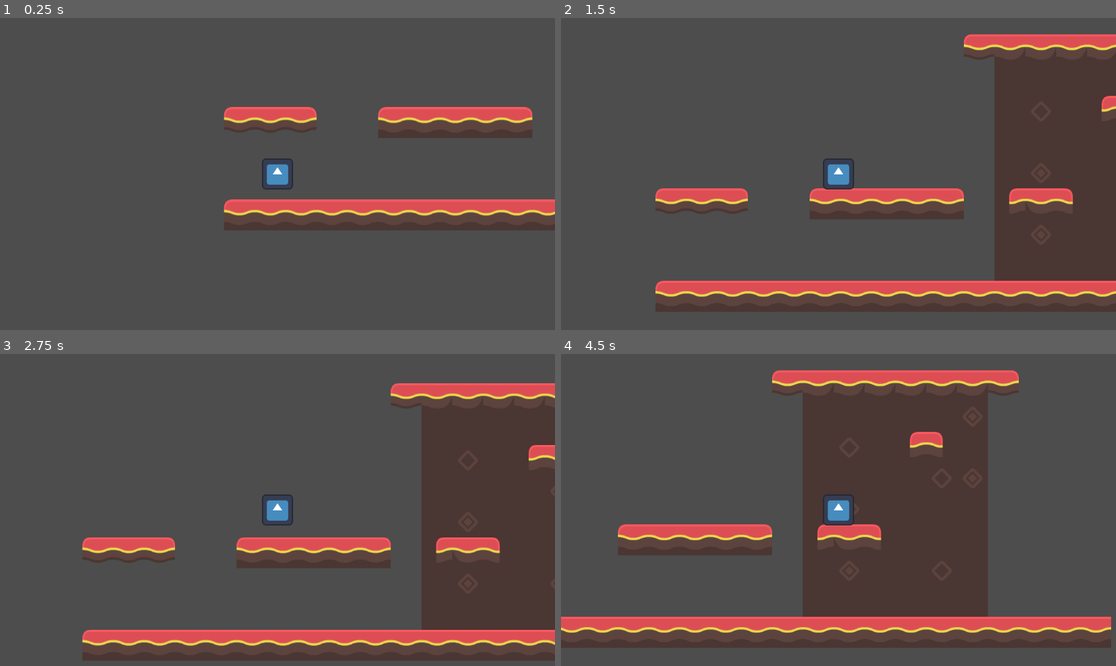
Above: before the commit, frames 1-4 (two rows, left to right).
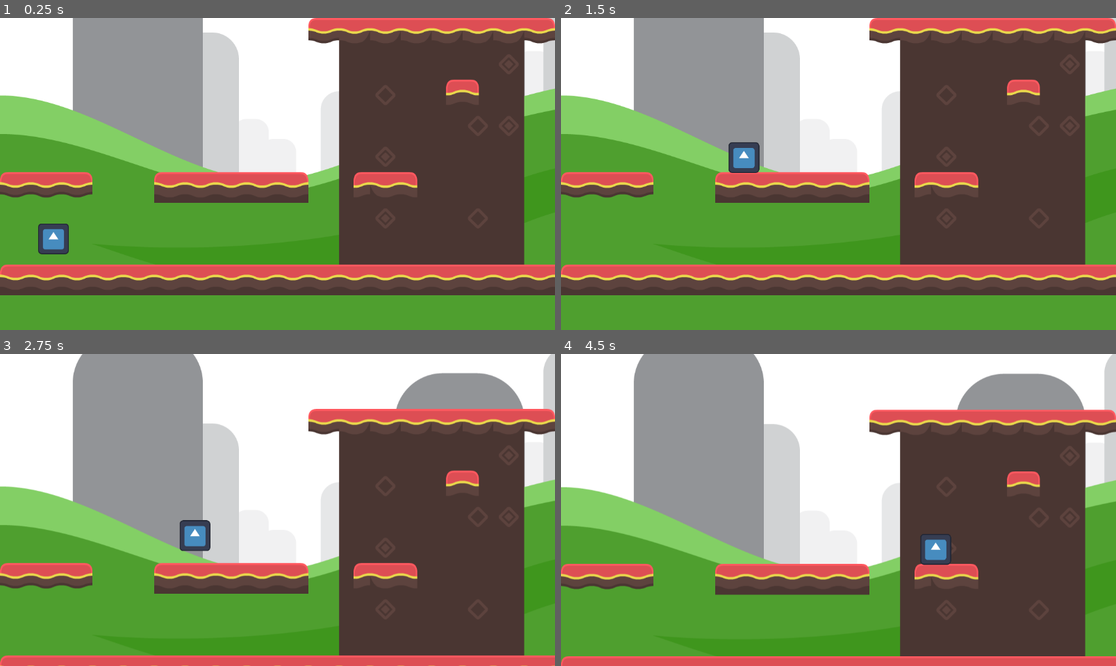
Above: after the commit, the same moments.

Repository: CarsonJM596/in-class-demos
Game: Godot game, scene res://world.tscn
Same seed, same stepped clock (60 frames per second), same inputs: the game is played once before the commit and once after it. The project has no main scene, so this scene is started directly. The engine's default icon, where the game draws it, is replaced by a stand-in: a white triangle on a blue panel in a dark square.
Inputs:
- Up to frame 1 (0.25 s): no input
- Up to frame 2 (1.5 s): tap Enter (ui_accept) at 0.5, 0.77 s; hold Right (ui_right) from 0.53 s (still down)
- Up to frame 3 (2.75 s): tap Enter (ui_accept) at 1.52 s; release Right (ui_right) at 2.03 s; hold Left (ui_left) from 2.03 s (still down)
- Up to frame 4 (4.5 s): release Left (ui_left) at 2.78 s; hold Right (ui_right) 2.78-4.28 s; tap Enter (ui_accept) at 3.02, 3.77 s; hold Left (ui_left) from 4.28 s (still down)

The runs differ from the first frame. In frame 1, 90% of the frame differs, in the area x 0-100%, y 0-100%; in frame 2, 86%; in frame 3, 84%; in frame 4, 87%.

Commit message:
Add terrain and initial background

Diff:
--- /dev/null
+++ b/spring25/platforming_stuff/platform_terrain.tscn
@@ -0,0 +1,245 @@
+[gd_scene load_steps=4 format=3 uid="uid://eyfm52fdtdj7"]
+
+[ext_resource type="Texture2D" uid="uid://cvy5w6qpkx1m8" path="res://autotile-decoration.png" id="1_745jw"]
+
+[sub_resource type="TileSetAtlasSource" id="TileSetAtlasSource_c02iw"]
+texture = ExtResource("1_745jw")
+texture_region_size = Vector2i(64, 64)
+0:0/0 = 0
+0:0/0/terrain_set = 0
+0:0/0/terrain = 0
+0:0/0/physics_layer_0/polygon_0/points = PackedVector2Array(-32, -32, 32, -32, 32, 32, -32, 32)
+0:0/0/terrains_peering_bit/bottom_side = 0
+1:0/0 = 0
+1:0/0/terrain_set = 0
+1:0/0/terrain = 0
+1:0/0/physics_layer_0/polygon_0/points = PackedVector2Array(-32, -32, 32, -32, 32, 32, -32, 32)
+1:0/0/terrains_peering_bit/right_side = 0
+1:0/0/terrains_peering_bit/bottom_right_corner = 0
+1:0/0/terrains_peering_bit/bottom_side = 0
+2:0/0 = 0
+2:0/0/terrain_set = 0
+2:0/0/terrain = 0
+2:0/0/physics_layer_0/polygon_0/points = PackedVector2Array(-32, -32, 32, -32, 32, 32, -32, 32)
+2:0/0/terrains_peering_bit/right_side = 0
+2:0/0/terrains_peering_bit/bottom_right_corner = 0
+2:0/0/terrains_peering_bit/bottom_side = 0
+2:0/0/terrains_peering_bit/bottom_left_corner = 0
+2:0/0/terrains_peering_bit/left_side = 0
+3:0/0 = 0
+3:0/0/terrain_set = 0
+3:0/0/terrain = 0
+3:0/0/physics_layer_0/polygon_0/points = PackedVector2Array(-32, -32, 32, -32, 32, 32, -32, 32)
+3:0/0/terrains_peering_bit/bottom_side = 0
+3:0/0/terrains_peering_bit/bottom_left_corner = 0
+3:0/0/terrains_peering_bit/left_side = 0
+4:0/0 = 0
+4:0/0/terrain_set = 0
+4:0/0/terrain = 0
+4:0/0/terrains_peering_bit/bottom_side = 0
+4:0/0/terrains_peering_bit/top_side = 0
+5:0/0 = 0
+5:0/0/terrain_set = 0
+5:0/0/terrain = 0
+5:0/0/terrains_peering_bit/right_side = 0
+5:0/0/terrains_peering_bit/bottom_right_corner = 0
+5:0/0/terrains_peering_bit/bottom_side = 0
+5:0/0/terrains_peering_bit/top_side = 0
+5:0/0/terrains_peering_bit/top_right_corner = 0
+6:0/0 = 0
+6:0/0/terrain_set = 0
+6:0/0/terrain = 0
+6:0/0/terrains_peering_bit/right_side = 0
+6:0/0/terrains_peering_bit/bottom_right_corner = 0
+6:0/0/terrains_peering_bit/bottom_side = 0
+6:0/0/terrains_peering_bit/bottom_left_corner = 0
+6:0/0/terrains_peering_bit/left_side = 0
+6:0/0/terrains_peering_bit/top_left_corner = 0
+6:0/0/terrains_peering_bit/top_side = 0
+6:0/0/terrains_peering_bit/top_right_corner = 0
+7:0/0 = 0
+7:0/0/terrain_set = 0
+7:0/0/terrain = 0
+7:0/0/terrains_peering_bit/bottom_side = 0
+7:0/0/terrains_peering_bit/bottom_left_corner = 0
+7:0/0/terrains_peering_bit/left_side = 0
+7:0/0/terrains_peering_bit/top_left_corner = 0
+7:0/0/terrains_peering_bit/top_side = 0
+0:1/0 = 0
+0:1/0/terrain_set = 0
+0:1/0/terrain = 0
+0:1/0/terrains_peering_bit/bottom_side = 0
+0:1/0/terrains_peering_bit/top_side = 0
+1:1/0 = 0
+1:1/0/terrain_set = 0
+1:1/0/terrain = 0
+1:1/0/probability = 6.0
+1:1/0/terrains_peering_bit/right_side = 0
+1:1/0/terrains_peering_bit/bottom_right_corner = 0
+1:1/0/terrains_peering_bit/bottom_side = 0
+1:1/0/terrains_peering_bit/top_side = 0
+1:1/0/terrains_peering_bit/top_right_corner = 0
+2:1/0 = 0
+2:1/0/terrain_set = 0
+2:1/0/terrain = 0
+2:1/0/probability = 6.0
+2:1/0/terrains_peering_bit/right_side = 0
+2:1/0/terrains_peering_bit/bottom_right_corner = 0
+2:1/0/terrains_peering_bit/bottom_side = 0
+2:1/0/terrains_peering_bit/bottom_left_corner = 0
+2:1/0/terrains_peering_bit/left_side = 0
+2:1/0/terrains_peering_bit/top_left_corner = 0
+2:1/0/terrains_peering_bit/top_side = 0
+2:1/0/terrains_peering_bit/top_right_corner = 0
+3:1/0 = 0
+3:1/0/terrain_set = 0
+3:1/0/terrain = 0
+3:1/0/probability = 6.0
+3:1/0/terrains_peering_bit/bottom_side = 0
+3:1/0/terrains_peering_bit/bottom_left_corner = 0
+3:1/0/terrains_peering_bit/left_side = 0
+3:1/0/terrains_peering_bit/top_left_corner = 0
+3:1/0/terrains_peering_bit/top_side = 0
+4:1/0 = 0
+4:1/0/terrain_set = 0
+4:1/0/terrain = 0
+4:1/0/terrains_peering_bit/top_side = 0
+5:1/0 = 0
+5:1/0/terrain_set = 0
+5:1/0/terrain = 0
+5:1/0/terrains_peering_bit/right_side = 0
+5:1/0/terrains_peering_bit/top_side = 0
+5:1/0/terrains_peering_bit/top_right_corner = 0
+6:1/0 = 0
+6:1/0/terrain_set = 0
+6:1/0/terrain = 0
+6:1/0/terrains_peering_bit/right_side = 0
+6:1/0/terrains_peering_bit/left_side = 0
+6:1/0/terrains_peering_bit/top_left_corner = 0
+6:1/0/terrains_peering_bit/top_side = 0
+6:1/0/terrains_peering_bit/top_right_corner = 0
+7:1/0 = 0
+7:1/0/terrain_set = 0
+7:1/0/terrain = 0
+7:1/0/terrains_peering_bit/left_side = 0
+7:1/0/terrains_peering_bit/top_left_corner = 0
+7:1/0/terrains_peering_bit/top_side = 0
+0:2/0 = 0
+0:2/0/terrain_set = 0
+0:2/0/terrain = 0
+0:2/0/terrains_peering_bit/top_side = 0
+1:2/0 = 0
+1:2/0/terrain_set = 0
+1:2/0/terrain = 0
+1:2/0/probability = 6.0
+1:2/0/terrains_peering_bit/right_side = 0
+1:2/0/terrains_peering_bit/top_side = 0
+1:2/0/terrains_peering_bit/top_right_corner = 0
+2:2/0 = 0
+2:2/0/terrain_set = 0
+2:2/0/terrain = 0
+2:2/0/probability = 6.0
+2:2/0/terrains_peering_bit/right_side = 0
+2:2/0/terrains_peering_bit/left_side = 0
+2:2/0/terrains_peering_bit/top_left_corner = 0
+2:2/0/terrains_peering_bit/top_side = 0
+2:2/0/terrains_peering_bit/top_right_corner = 0
+3:2/0 = 0
+3:2/0/terrain_set = 0
+3:2/0/terrain = 0
+3:2/0/probability = 6.0
+3:2/0/terrains_peering_bit/left_side = 0
+3:2/0/terrains_peering_bit/top_left_corner = 0
+3:2/0/terrains_peering_bit/top_side = 0
+4:2/0 = 0
+4:2/0/terrain_set = 0
+4:2/0/terrain = 0
+4:2/0/terrains_peering_bit/bottom_side = 0
+4:2/0/terrains_peering_bit/top_side = 0
+5:2/0 = 0
+5:2/0/terrain_set = 0
+5:2/0/terrain = 0
+5:2/0/terrains_peering_bit/right_side = 0
+5:2/0/terrains_peering_bit/bottom_right_corner = 0
+5:2/0/terrains_peering_bit/bottom_side = 0
+5:2/0/terrains_peering_bit/top_side = 0
+5:2/0/terrains_peering_bit/top_right_corner = 0
+6:2/0 = 0
+6:2/0/terrain_set = 0
+6:2/0/terrain = 0
+6:2/0/terrains_peering_bit/right_side = 0
+6:2/0/terrains_peering_bit/bottom_right_corner = 0
+6:2/0/terrains_peering_bit/bottom_side = 0
+6:2/0/terrains_peering_bit/bottom_left_corner = 0
+6:2/0/terrains_peering_bit/left_side = 0
+6:2/0/terrains_peering_bit/top_left_corner = 0
+6:2/0/terrains_peering_bit/top_side = 0
+6:2/0/terrains_peering_bit/top_right_corner = 0
+7:2/0 = 0
+7:2/0/terrain_set = 0
+7:2/0/terrain = 0
+7:2/0/terrains_peering_bit/bottom_side = 0
+7:2/0/terrains_peering_bit/bottom_left_corner = 0
+7:2/0/terrains_peering_bit/left_side = 0
+7:2/0/terrains_peering_bit/top_left_corner = 0
+7:2/0/terrains_peering_bit/top_side = 0
+0:3/0 = 0
+0:3/0/terrain_set = 0
+0:3/0/terrain = 0
+0:3/0/physics_layer_0/polygon_0/points = PackedVector2Array(-32, -32, 32, -32, 32, 32, -32, 32)
+0:3/0/physics_layer_0/polygon_0/one_way = true
+1:3/0 = 0
+1:3/0/terrain_set = 0
+1:3/0/terrain = 0
+1:3/0/physics_layer_0/polygon_0/points = PackedVector2Array(-32, -32, 32, -32, 32, 32, -32, 32)
+1:3/0/physics_layer_0/polygon_0/one_way = true
+1:3/0/terrains_peering_bit/right_side = 0
+2:3/0 = 0
+2:3/0/terrain_set = 0
+2:3/0/terrain = 0
+2:3/0/physics_layer_0/polygon_0/points = PackedVector2Array(-32, -32, 32, -32, 32, 32, -32, 32)
+2:3/0/physics_layer_0/polygon_0/one_way = true
+2:3/0/terrains_peering_bit/right_side = 0
+2:3/0/terrains_peering_bit/left_side = 0
+3:3/0 = 0
+3:3/0/terrain_set = 0
+3:3/0/terrain = 0
+3:3/0/physics_layer_0/polygon_0/points = PackedVector2Array(-32, -32, 32, -32, 32, 32, -32, 32)
+3:3/0/physics_layer_0/polygon_0/one_way = true
+3:3/0/terrains_peering_bit/left_side = 0
+4:3/0 = 0
+4:3/0/terrain_set = 0
+4:3/0/terrain = 0
+4:3/0/terrains_peering_bit/top_side = 0
+5:3/0 = 0
+5:3/0/terrain_set = 0
+5:3/0/terrain = 0
+5:3/0/terrains_peering_bit/right_side = 0
+5:3/0/terrains_peering_bit/top_side = 0
+5:3/0/terrains_peering_bit/top_right_corner = 0
+6:3/0 = 0
+6:3/0/terrain_set = 0
+6:3/0/terrain = 0
+6:3/0/terrains_peering_bit/right_side = 0
+6:3/0/terrains_peering_bit/left_side = 0
+6:3/0/terrains_peering_bit/top_left_corner = 0
+6:3/0/terrains_peering_bit/top_side = 0
+6:3/0/terrains_peering_bit/top_right_corner = 0
+7:3/0 = 0
+7:3/0/terrain_set = 0
+7:3/0/terrain = 0
+7:3/0/terrains_peering_bit/left_side = 0
+7:3/0/terrains_peering_bit/top_left_corner = 0
+7:3/0/terrains_peering_bit/top_side = 0
+
+[sub_resource type="TileSet" id="TileSet_dqkgy"]
+tile_size = Vector2i(64, 64)
+physics_layer_0/collision_layer = 1
+terrain_set_0/mode = 0
+terrain_set_0/terrain_0/name = "Platforms"
+terrain_set_0/terrain_0/color = Color(0.125774, 0.662858, 0.244355, 1)
+sources/0 = SubResource("TileSetAtlasSource_c02iw")
+
+[node name="PlatformTerrain" type="TileMapLayer"]
+position = Vector2(18, 24)
+tile_set = SubResource("TileSet_dqkgy")
--- a/spring25/platforming_stuff/player.tscn
+++ b/spring25/platforming_stuff/player.tscn
@@ -7,6 +7,8 @@
 size = Vector2(60, 60)
 
 [node name="Player" type="CharacterBody2D"]
+collision_layer = 4
+collision_mask = 3
 script = ExtResource("1_xnpi1")
 metadata/_edit_group_ = true
 
--- /dev/null
+++ b/spring25/platforming_stuff/world.gd
@@ -0,0 +1,17 @@
+extends Node2D
+
+
+# Called when the node enters the scene tree for the first time.
+func _ready() -> void:
+	pass # Replace with function body.
+
+
+# Called every frame. 'delta' is the elapsed time since the previous frame.
+func _process(delta: float) -> void:
+	pass
+	#print($Player/Camera2D.global_position)
+	#$Player/Camera2D.limit_left += 1
+
+
+func _on_kill_plane_body_entered(body: Node2D) -> void:
+	$Player.position = $PlayerStartPosition.position
--- a/spring25/platforming_stuff/world.tscn
+++ b/spring25/platforming_stuff/world.tscn
@@ -1,14 +1,53 @@
-[gd_scene load_steps=3 format=4 uid="uid://ctux8rrlfow8i"]
+[gd_scene load_steps=6 format=4 uid="uid://ctux8rrlfow8i"]
 
+[ext_resource type="Script" path="res://world.gd" id="1_3vnjl"]
 [ext_resource type="PackedScene" uid="uid://710pevxq0wmq" path="res://player.tscn" id="1_lftgs"]
 [ext_resource type="PackedScene" uid="uid://boyjs83cbh2uk" path="res://map_tiles.tscn" id="2_aem3f"]
+[ext_resource type="Texture2D" uid="uid://cckroqurpfofp" path="res://background.png" id="4_gmco8"]
+
+[sub_resource type="RectangleShape2D" id="RectangleShape2D_uhes4"]
+size = Vector2(3393, 31)
 
 [node name="World" type="Node2D"]
+script = ExtResource("1_3vnjl")
+
+[node name="TextureRect" type="TextureRect" parent="."]
+anchors_preset = 4
+anchor_top = 0.5
+anchor_bottom = 0.5
+offset_top = -768.0
+offset_right = 3072.0
+offset_bottom = 768.0
+grow_vertical = 2
+texture = ExtResource("4_gmco8")
 
 [node name="MapTiles" parent="." instance=ExtResource("2_aem3f")]
-tile_map_data = PackedByteArray("AAAAAAkAAAABAAAAAAABAAkAAAA …(1199 unchanged characters)… AGAAIAAAAKAAEAAAAFAAAAAAARAAEAAAAHAAAAAAA=")
+tile_map_data = PackedByteArray("AAAAAAkAAAABAAAAAAABAAkAAAA …(1199 unchanged characters)… AGAAIAAAAKAAEAAAAFAAAAAAARAAEAAAAHAAAAAAD//wgAAAAEAAAAAAD//wcAAAAEAAAAAAD//wYAAAAEAAAAAAD//wUAAAAEAAAAAAD//wQAAAAEAAAAAAD//wMAAAAEAAAAAAD//wIAAAAEAAAAAAD//wEAAAAEAAAAAAD//wAAAAAEAAAAAAA=")
 
 [node name="Player" parent="." instance=ExtResource("1_lftgs")]
 position = Vector2(111, 494)
 
 [node name="Camera2D" type="Camera2D" parent="Player"]
+limit_left = 0
+limit_bottom = 712
+position_smoothing_enabled = true
+drag_horizontal_enabled = true
+drag_vertical_enabled = true
+drag_left_margin = 0.35
+drag_top_margin = 0.35
+drag_right_margin = 0.35
+drag_bottom_margin = 0.35
+editor_draw_drag_margin = true
+
+[node name="KillPlane" type="Area2D" parent="."]
+collision_layer = 2
+collision_mask = 5
+
+[node name="CollisionShape2D" type="CollisionShape2D" parent="KillPlane"]
+position = Vector2(1746.5, 733.5)
+shape = SubResource("RectangleShape2D_uhes4")
+
+[node name="PlayerStartPosition" type="Marker2D" parent="."]
+position = Vector2(78, 499)
+
+[connection signal="body_entered" from="KillPlane" to="." method="_on_kill_plane_body_entered"]
Binary file added: spring25/platforming_stuff/autotile-decoration.png
Binary file added: spring25/platforming_stuff/background.png
Binary file added: spring25/platforming_stuff/clouds1.png
